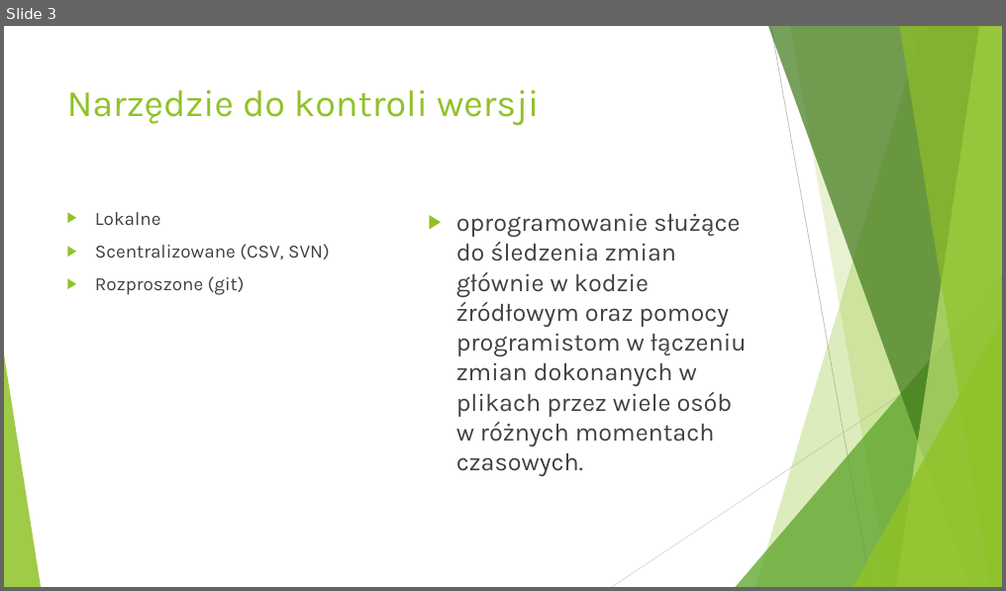
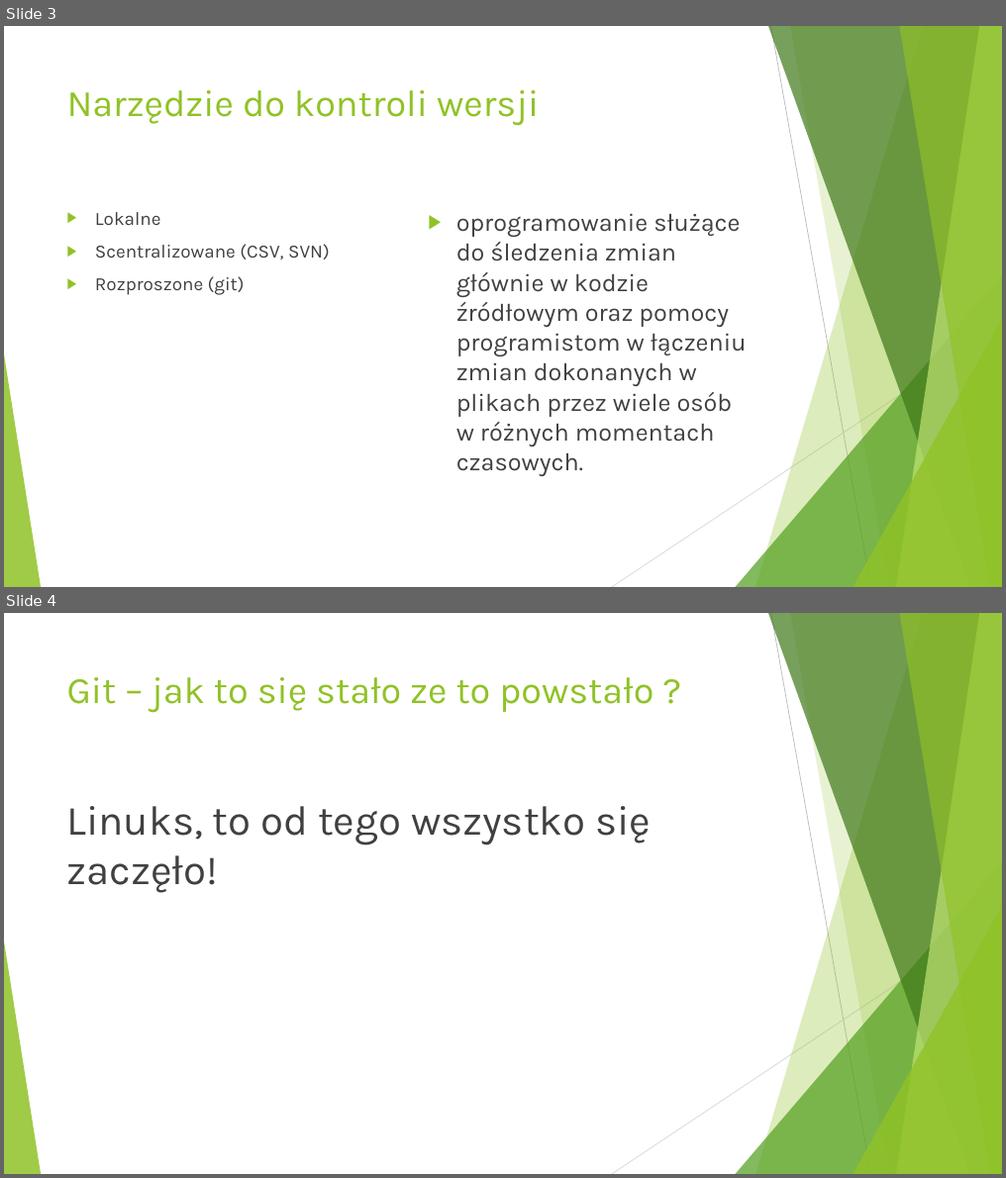
Before and after one commit to pawelsawicz/Presentations, a slide deck: SourceControl/slides.pptx. Shown one above the other, each under a label of ours: slide 3 before the commit, slides 3 and 4 after it. The pictures are 1006x591 and 1006x1178 pixels, drawn with LibreOffice and Linux fonts; fonts in the diff are those of the drawing. Boxes give left, top, right and bottom in pixels: in the first picture for what was removed or moved away, otherwise in the second. Text is boxed around its words. In the diff, an @@ line names an element or a change of style, - is before the commit and + after.

```diff
--- a/SourceControl/slides.pptx
+++ b/SourceControl/slides.pptx
@@ slide 4 added at box(4, 613, 1002, 1174), background #FFFFFF; not listed: 10 template elements that a slide beside it also shows @@
@@ title added at box(67, 677, 653, 713), 36 pt, text #90C226 @@
+Git – jak to się stało ze to powstało ?
@@ text added at box(67, 806, 650, 893), 40 pt, text #404040 @@
+Linuks, to od tego wszystko się zaczęło!
```
Also in this commit, not shown: 1 slide changed, 1 other slide added, 2 slides removed.
